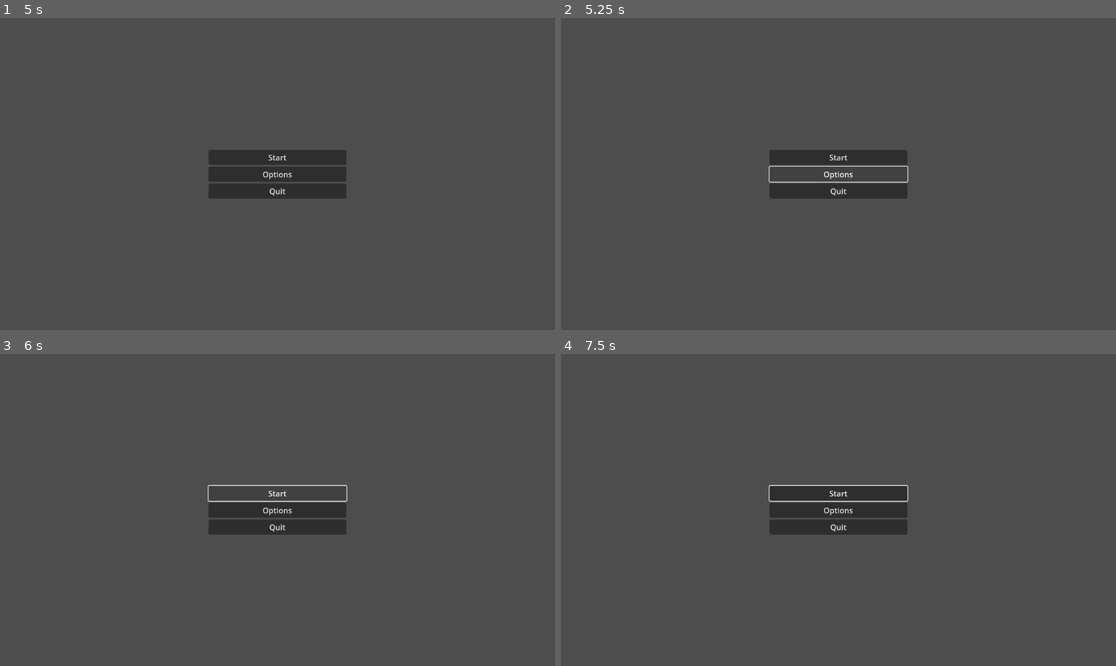
Above: before the commit, frames 1-4 (two rows, left to right).
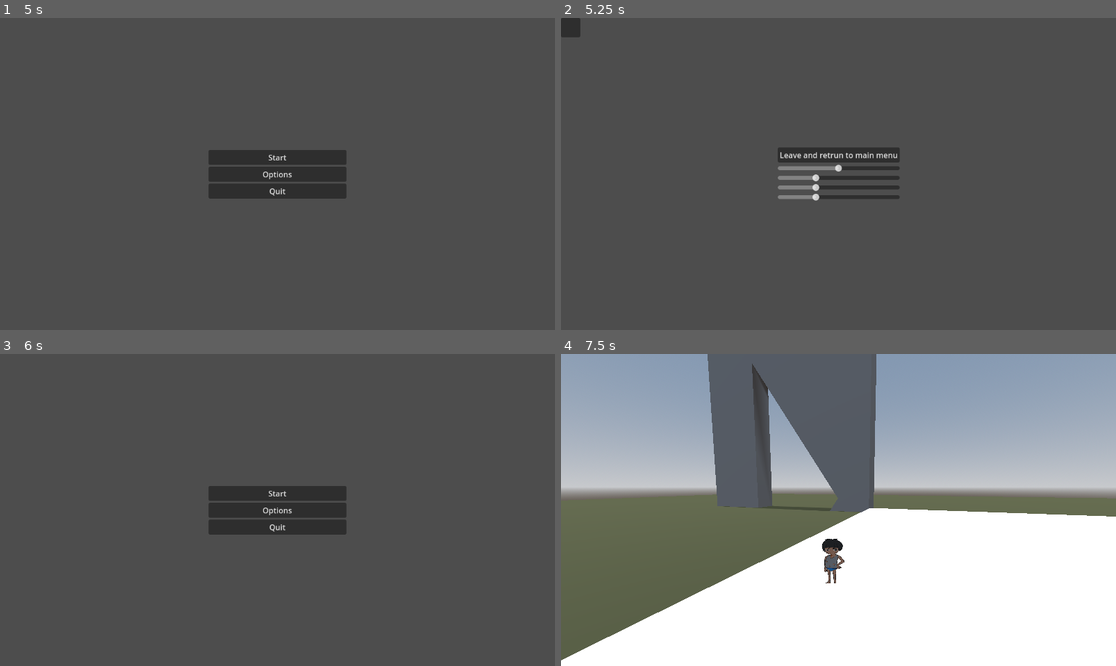
Above: after the commit, the same moments.

Repository: BetterBlood/Smoker_Guy
Game: Godot game, scene res://scenes/main.tscn
The game is run twice, just before and just after one commit, with the same random seed, the same clock (stepped at 60 frames per second) and the same inputs.
Inputs (mouse positions are in pixels of both pictures, inside the frame that each line leads up to):
- Up to frame 1 (5 s): tap Enter (ui_accept) at 0.5 s; move the mouse to (305, 174) at 0.52 s; hold F (Interact) 0.53-1.28 s; hold W (move_forward) 0.53-4.25 s; tap Space (jump) at 0.77, 1.52, 3.02, 3.77 s; move the mouse to (249, 174) at 1.27 s; tap F (Interact) at 1.35, 2.85 s; move the mouse to (288, 167) at 2.02 s; hold F (Interact) 2.03-2.78 s; move the mouse to (271, 180) at 2.77 s; move the mouse to (316, 177) at 3.52 s; hold F (Interact) 3.53-4.25 s; tap P (pause) at 4.15 s; click "Leave and retrun to main menu" at 4.25 s
- Up to frame 2 (5.25 s): click (838, 174) at 5 s, where only the run after the commit has a clickable "Options"
- Up to frame 3 (6 s): click (277, 491) at 5.75 s, where only the run after the commit has a clickable "Leave and retrun to main menu"
- Up to frame 4 (7.5 s): click (838, 494) at 6.5 s, where only the run after the commit has a clickable "Start"; move the mouse to (672, 463) at 7.27 s; hold A (move_left) from 7.28 s (still down); tap F (Interact) at 7.35 s

Frame 1 is identical in both runs. In frame 2, 2.2% of the frame differs, in the area x 0-63%, y 0-59%; in frame 3, 0.2%; in frame 4, 81%, in the area x 0-100%, y 0-100%.

Commit message:
Ensure main menu node is not also paused

Diff:
--- a/scenes/main_menu.tscn
+++ b/scenes/main_menu.tscn
@@ -3,6 +3,7 @@
 [ext_resource type="Script" path="res://scripts/main_menu.gd" id="1_swvf6"]
 
 [node name="MainMenu" type="Control"]
+process_mode = 3
 layout_mode = 3
 anchors_preset = 15
 anchor_right = 1.0
--- a/scripts/options.gd
+++ b/scripts/options.gd
@@ -12,6 +12,7 @@
 	$Panel/VBoxContainer/Voice.value = audio_volums["Voice"]
 
 func _on_back_pressed() -> void:
+	get_tree().paused = false
 	get_tree().change_scene_to_file("res://scenes/main_menu.tscn")
 
 func _process(delta: float) -> void:
@@ -20,13 +21,11 @@
 			Input.mouse_mode = Input.MOUSE_MODE_VISIBLE
 			is_open = true
 			options.show()
-			#Engine.time_scale = 0
 			get_tree().paused = true
 		else:
 			Input.mouse_mode = Input.MOUSE_MODE_CAPTURED
 			is_open = false
 			options.hide()
-			#Engine.time_scale = 1
 			get_tree().paused = false
 
 
